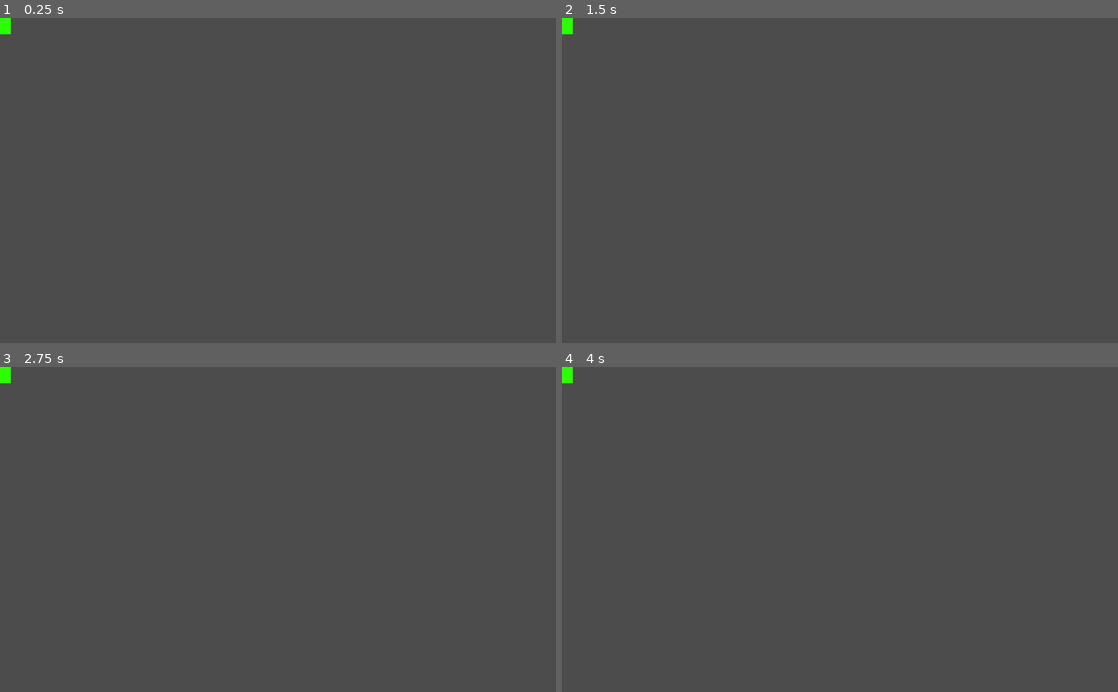
Above: before the commit, frames 1-4 (two rows, left to right).
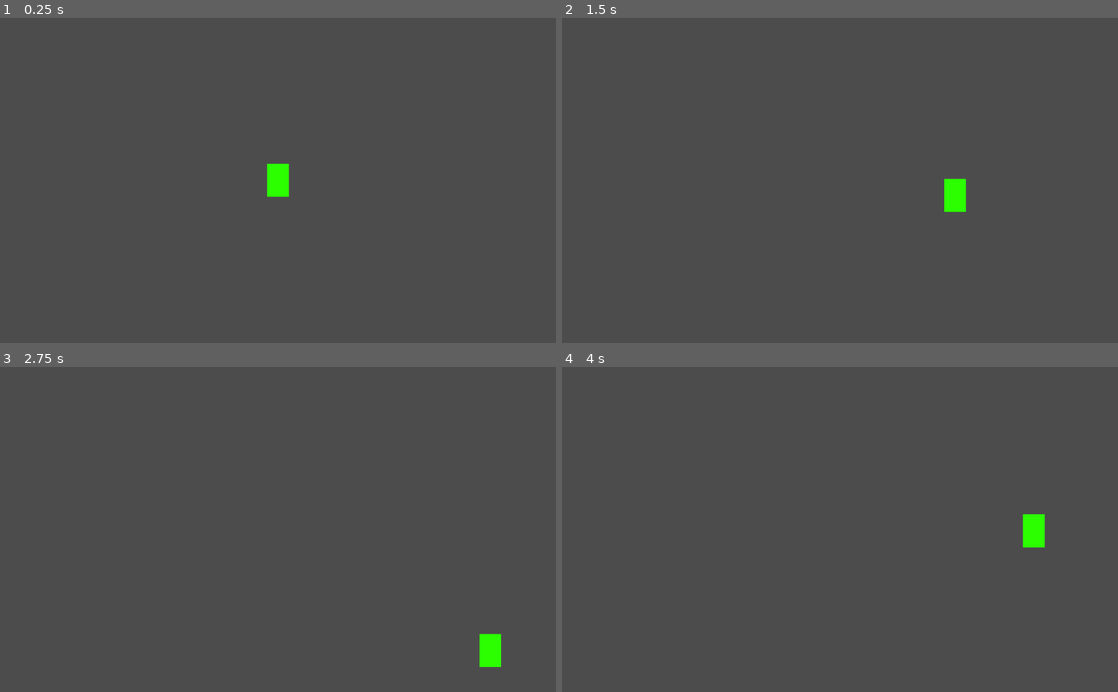
Above: after the commit, the same moments.

Repository: deengames-prototypes/spider-squasher
Game: Godot game, scene res://MainScene.tscn
Two runs of this game, one before a commit and one after it. Both use one fixed random seed, a clock stepped at 60 frames per second and the inputs below.
Inputs:
- Up to frame 1 (0.25 s): no input
- Up to frame 2 (1.5 s): tap Enter at 0.5 s; hold D (move_right, bound only after the commit) 0.53-1.28 s; hold S (move_down, bound only after the commit) from 1.28 s (still down)
- Up to frame 3 (2.75 s): release S (move_down, bound only after the commit) at 2.03 s; hold D (move_right, bound only after the commit) from 2.03 s (still down)
- Up to frame 4 (4 s): release D (move_right, bound only after the commit) at 2.78 s; hold W (move_up, bound only after the commit) 2.78-3.53 s; hold A (move_left, bound only after the commit) from 3.53 s (still down)

The runs differ from the first frame. In frame 1, 0.5% of the frame differs, in the area x 0-52%, y 0-56%; in frame 2, 0.5%, in the area x 0-73%, y 0-60%; in frame 3, 0.5%; in frame 4, 0.5%.

Commit message:
Player can move, loops over map

Diff:
--- /dev/null
+++ b/godot/LoopComponent.gd
@@ -0,0 +1,21 @@
+extends Node
+
+func _physics_process(delta):
+	var parent = get_parent()
+	var new_vector = Vector2(parent.position.x, parent.position.y)
+
+	var screen_width = ProjectSettings.get_setting("display/window/size/width")
+	var screen_height = ProjectSettings.get_setting("display/window/size/height")
+
+	if new_vector.x > screen_width:
+		new_vector.x -= screen_width
+	elif new_vector.x < 0:
+		new_vector.x += screen_width
+
+
+	if new_vector.y > screen_height:
+		new_vector.y -= screen_height
+	elif new_vector.y < 0:
+		new_vector.y += screen_height
+
+	parent.position = new_vector
--- a/godot/MainScene.tscn
+++ b/godot/MainScene.tscn
@@ -2,6 +2,6 @@
 
 [ext_resource path="res://Player.tscn" type="PackedScene" id=1]
 
-[node name="MainScene" type="Node2D" index="0"]
+[node name="MainScene" type="Node2D"]
 
 [node name="KinematicBody2D" parent="." index="0" instance=ExtResource( 1 )]
--- /dev/null
+++ b/godot/Player.gd
@@ -0,0 +1,31 @@
+extends KinematicBody2D
+
+export (int) var movement_speed = 300
+
+var linear_velocity = Vector2()
+
+
+func _ready():
+	# place player in the middle of the screen
+	position.x = ProjectSettings.get_setting("display/window/size/width") / 2
+	position.y = ProjectSettings.get_setting("display/window/size/height") / 2
+
+	# add loop component child node
+	add_child(load("res://LoopComponent.gd").new())
+
+
+func _physics_process(delta):
+	var target_speed = Vector2()
+
+	if Input.is_action_pressed("move_left"):
+		target_speed.x -= movement_speed
+	if Input.is_action_pressed("move_right"):
+		target_speed.x += movement_speed
+	if Input.is_action_pressed("move_up"):
+		target_speed.y -= movement_speed
+	if Input.is_action_pressed("move_down"):
+		target_speed.y += movement_speed
+
+	linear_velocity.x = lerp(linear_velocity.x, target_speed.x, 0.1)
+	linear_velocity.y = lerp(linear_velocity.y, target_speed.y, 0.1)
+	move_and_slide(linear_velocity)
--- a/godot/Player.tscn
+++ b/godot/Player.tscn
@@ -1,16 +1,20 @@
-[gd_scene load_steps=2 format=2]
+[gd_scene load_steps=3 format=2]
+
+[ext_resource path="res://Player.gd" type="Script" id=1]
 
 [sub_resource type="RectangleShape2D" id=1]
 
 custom_solver_bias = 0.0
 extents = Vector2( 9.75362, 14.9209 )
 
-[node name="KinematicBody2D" type="KinematicBody2D"]
+[node name="KinematicBody2D" type="KinematicBody2D" index="0"]
 
 input_pickable = false
 collision_layer = 1
 collision_mask = 1
 collision/safe_margin = 0.08
+script = ExtResource( 1 )
+movement_speed = 300
 
 [node name="CollisionShape2D" type="CollisionShape2D" parent="." index="0"]
 
--- a/godot/project.godot
+++ b/godot/project.godot
@@ -14,6 +14,17 @@
 run/main_scene="res://MainScene.tscn"
 config/icon="res://icon.png"
 
+[input]
+
+move_left=[ Object(InputEventKey,"resource_local_to_scene":false,"resource_name":"","device":0,"alt":false,"shift":false,"control":false,"meta":false,"command":false,"pressed":false,"scancode":65,"unicode":0,"echo":false,"script":null)
+ ]
+move_right=[ Object(InputEventKey,"resource_local_to_scene":false,"resource_name":"","device":0,"alt":false,"shift":false,"control":false,"meta":false,"command":false,"pressed":false,"scancode":68,"unicode":0,"echo":false,"script":null)
+ ]
+move_up=[ Object(InputEventKey,"resource_local_to_scene":false,"resource_name":"","device":0,"alt":false,"shift":false,"control":false,"meta":false,"command":false,"pressed":false,"scancode":87,"unicode":0,"echo":false,"script":null)
+ ]
+move_down=[ Object(InputEventKey,"resource_local_to_scene":false,"resource_name":"","device":0,"alt":false,"shift":false,"control":false,"meta":false,"command":false,"pressed":false,"scancode":83,"unicode":0,"echo":false,"script":null)
+ ]
+
 [rendering]
 
 environment/default_environment="res://default_env.tres"
